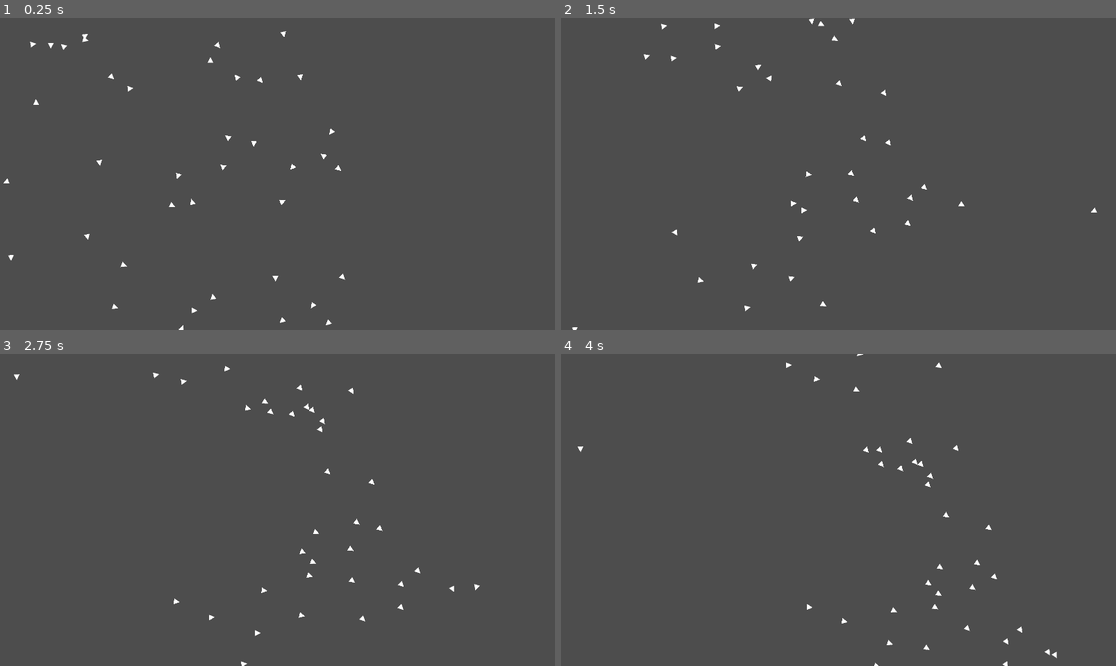
Above: before the commit, frames 1-4 (two rows, left to right).
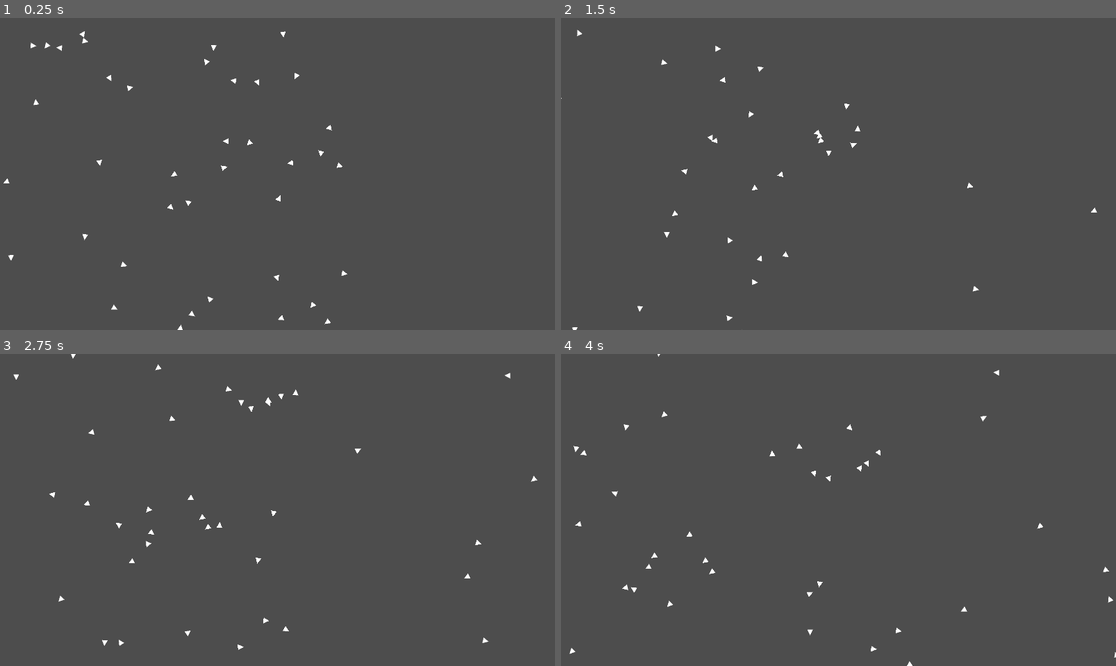
Above: after the commit, the same moments.

Repository: Sub1111/boids
Game: Godot game, scene res://2d/main_2d.tscn
Same seed, same stepped clock (60 frames per second), same inputs: the game is played once before the commit and once after it.
Inputs:
- Up to frame 1 (0.25 s): no input
- Up to frame 2 (1.5 s): no input
- Up to frame 3 (2.75 s): no input
- Up to frame 4 (4 s): no input

The runs differ from the first frame. In frame 1, 0.5% of the frame differs, in the area x 5-63%, y 4-100%; in frame 2, 0.6%; in frame 3, 0.8%; in frame 4, 0.8%, in the area x 1-100%, y 0-100%.

Commit message:
Adding dependency on distance to alignment

Diff:
--- a/2d/fish_2d.gd
+++ b/2d/fish_2d.gd
@@ -4,7 +4,7 @@
 var flock_mates: Array[Node2D]
 
 var avoidance_strength = 1.0
-var alignment_strength = 0.1
+var alignment_strength = 1.0
 
 const max_speed := 10.0
 const min_speed := 0.0
@@ -73,10 +73,11 @@
 # Alignment
 # TODO: add dependency between distantion and impact of each fish
 func calculate_alignment_force() -> Vector2:
-	var sum_of_angles: float = 0.
+	var avg_dir: Vector2 = Vector2.ZERO
 
 	for fish in flock_mates:
-		sum_of_angles += fish.rotation
-	var avg_dir := Vector2(cos(sum_of_angles / flock_mates.size()), sin(sum_of_angles / flock_mates.size()))
+		avg_dir += fish.velocity.normalized() * (1 / ((position - fish.position).length() + 1.))
+	avg_dir *= max_steer_force
+	avg_dir = avg_dir.normalized() * clamp(avg_dir.length(), 0., max_steer_force)
 
-	return avg_dir * max_steer_force * alignment_strength
+	return avg_dir * alignment_strength
